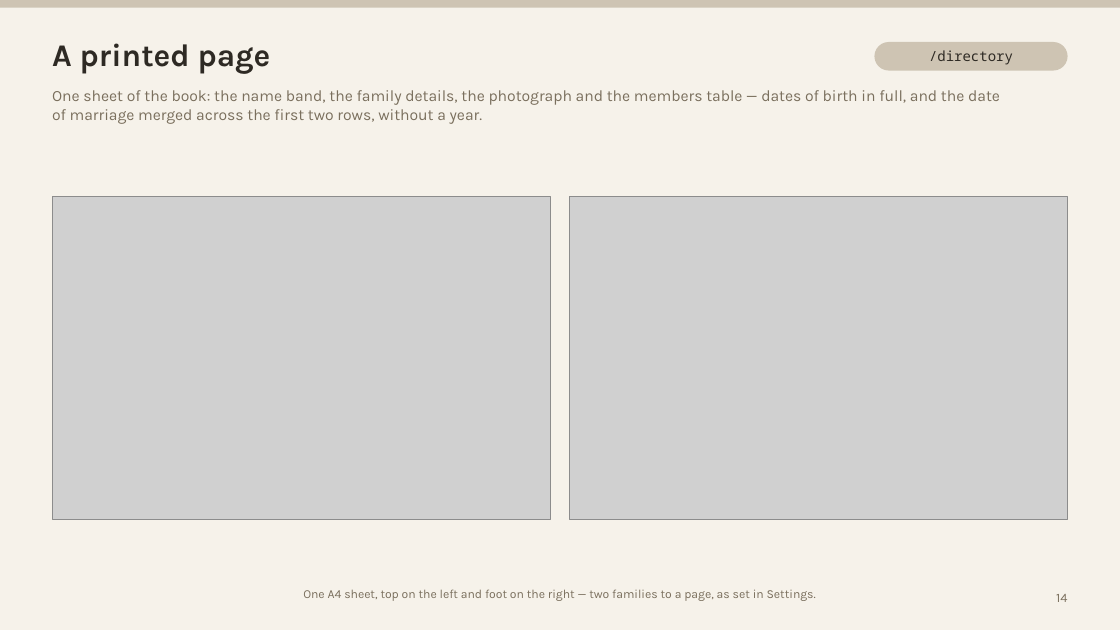
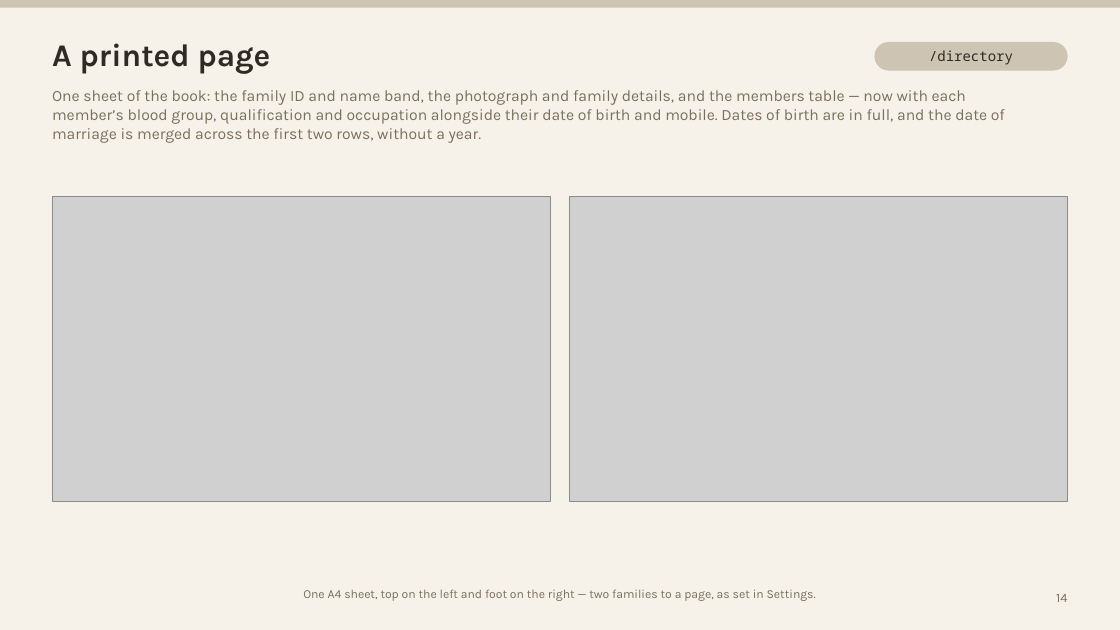
Before and after one commit to Abhisheksingh0301/Parish-directory, a slide deck: slide 14 of Parish-Directory-Walkthrough.pptx. Drawn at 1120x630 pixels with LibreOffice and Linux fonts; fonts in the diff are those of the drawing; grey boxes stand for pictures. Boxes give left, top, right and bottom in pixels: in the first picture for what was removed or moved away, otherwise in the second. Text is boxed around its words. In the diff, an @@ line names an element or a change of style, - is before the commit and + after.

```diff
--- a/Parish-Directory-Walkthrough.pptx
+++ b/Parish-Directory-Walkthrough.pptx
@@ text at [52,90,1005,143]: text changed @@
-One sheet of the book: the name band, the family details, the photograph and the members table — dates of birth in full, and the date of marriage merged across the first two rows, without a year.
+One sheet of the book: the family ID and name band, the photograph and family details, and the members table — now with each member’s blood group, qualification and occupation alongside their date of birth and mobile. Dates of birth are in full, and the date of marriage is merged across the first two rows, without a year.
@@ picture: place and size @@
-picture at [52,197,550,519]
+picture at [52,197,550,502]
@@ picture: place and size @@
-picture at [570,197,1068,519]
+picture at [570,197,1068,502]
```
Also in this commit, not shown: 16 other slides changed, 32 other files.
